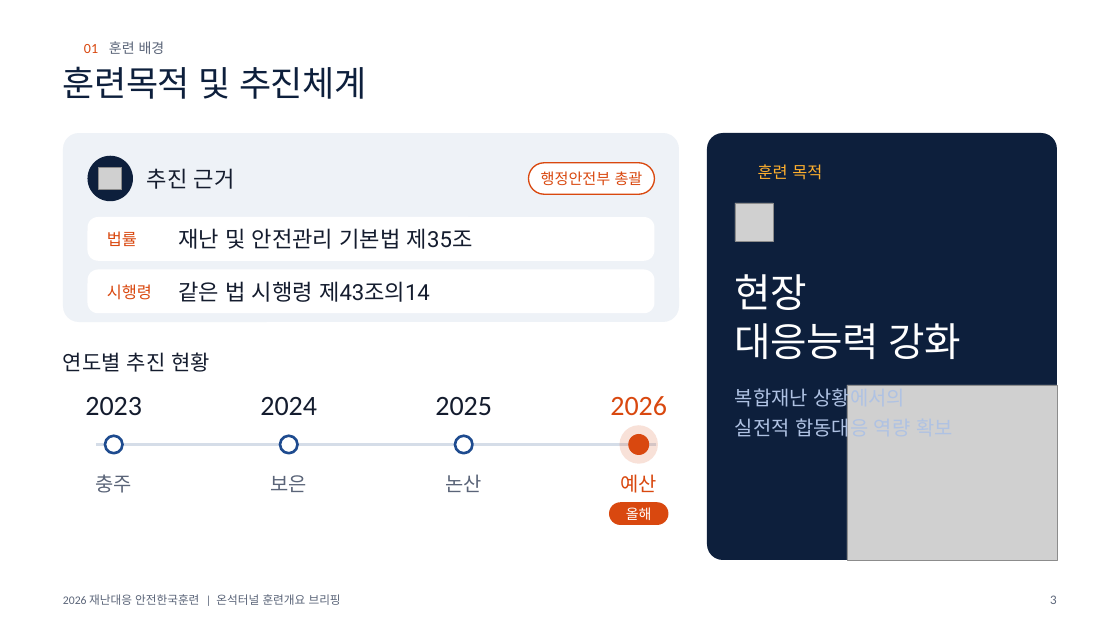
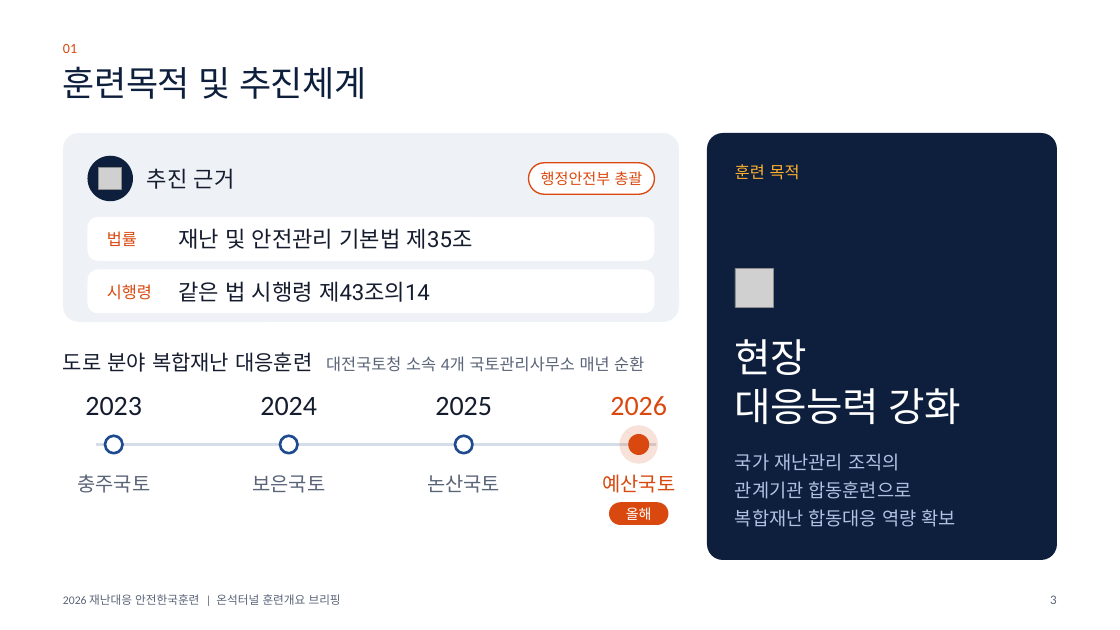
Before and after one commit to tmdgns5782-pixel/dcd, a slide deck: slide 3 of briefing/onseok-tunnel/onseok-briefing.pptx. Drawn at 1120x630 pixels with LibreOffice and Linux fonts; fonts in the diff are those of the drawing; grey boxes stand for pictures; background and template pictures are left out. Boxes give left, top, right and bottom in pixels: in the first picture for what was removed or moved away, otherwise in the second. Text is boxed around its words. In the diff, an @@ line names an element or a change of style, - is before the commit and + after.

```diff
--- a/briefing/onseok-tunnel/onseok-briefing.pptx
+++ b/briefing/onseok-tunnel/onseok-briefing.pptx
@@ text at [63,44,77,53]: text changed; font Lato to Calibri; text colour #5A6478 to #D9480F @@
-01 훈련 배경
+01
@@ text "훈련 목적": place and size @@
-text "훈련 목적" at [758,164,822,180]
+text "훈련 목적" at [735,164,800,180]
@@ picture: place and size @@
-picture at [735,203,774,242]
+picture at [735,269,774,308]
@@ text removed at [63,352,210,372] @@
-연도별 추진 현황
@@ text added at [63,352,644,372], 14 pt, text #5A6478 @@
+도로 분야 복합재난 대응훈련 대전국토청 소속 4개 국토관리사무소 매년 순환
@@ text "현장": place and size @@
-text "현장" at [735,274,961,359]
+text "현장" at [735,339,961,424]
@@ picture removed at [847,385,1057,560] @@
@@ text at [77,474,150,493]: text changed @@
-충주
+충주국토
@@ text at [252,475,325,493]: text changed @@
-보은
+보은국토
@@ text at [427,474,500,493]: text changed @@
-논산
+논산국토
@@ text at [602,474,675,493]: text changed @@
-예산
+예산국토
@@ text at [735,453,956,527]: text changed; size 17 to 16 pt @@
-복합재난 상황에서의
-실전적 합동대응 역량 확보
+국가 재난관리 조직의
+관계기관 합동훈련으로
+복합재난 합동대응 역량 확보
```
Also in this commit, not shown: 13 other slides changed, 4 other files.
